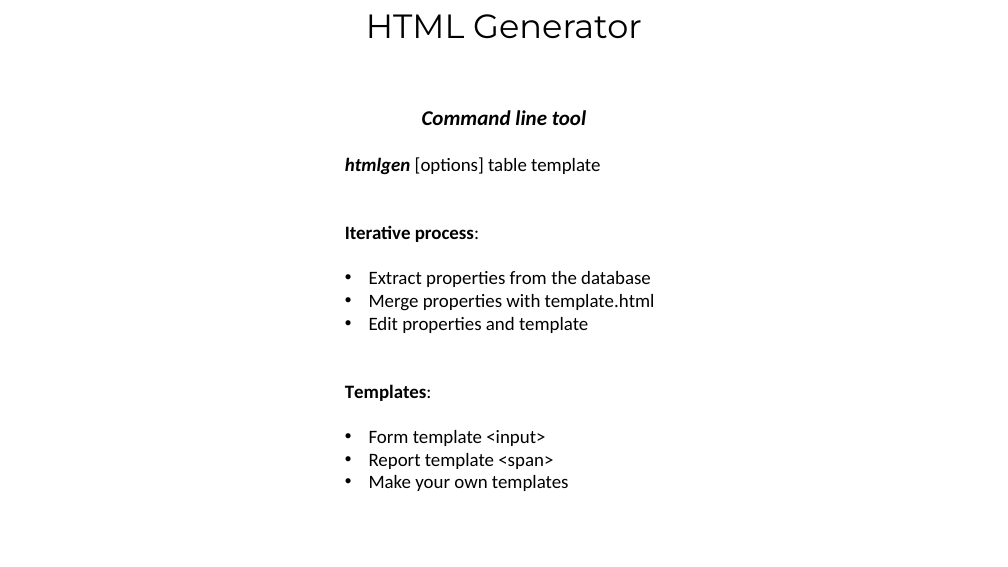
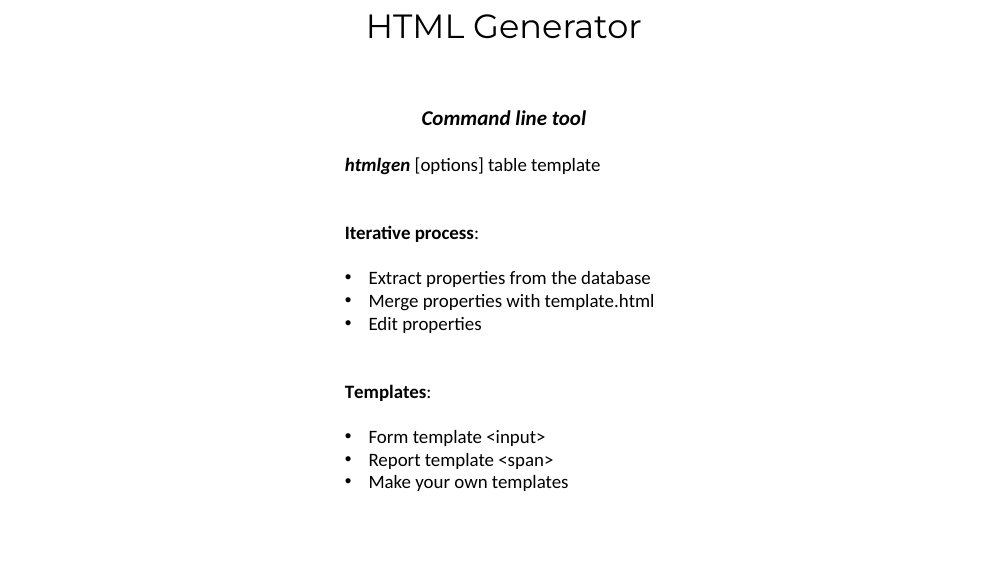
Before and after one commit to ahoeffner/forms42test, a slide deck: slide 6 of Trottinhg.pptx. Drawn at 1008x567 pixels with LibreOffice and Linux fonts; fonts in the diff are those of the drawing. Boxes give left, top, right and bottom in pixels: in the first picture for what was removed or moved away, otherwise in the second. Text is boxed around its words. In the diff, an @@ line names an element or a change of style, - is before the commit and + after.

```diff
--- a/Trottinhg.pptx
+++ b/Trottinhg.pptx
@@ text at bbox=[369, 317, 481, 333]: text changed @@
-• Edit properties and template
+• Edit properties
```
Also in this commit, not shown: 1 other slide changed.
